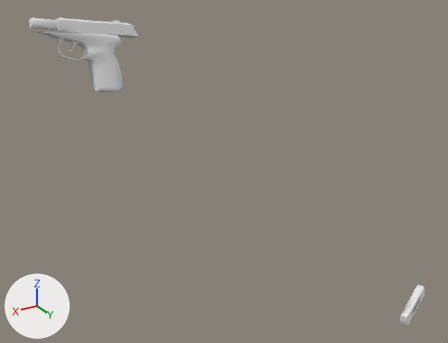
Before and after pictures for a commit that changed the OBJ model Vertex_Animation_Compiler/Assets/Makarov_Pistol_Reload150.obj.
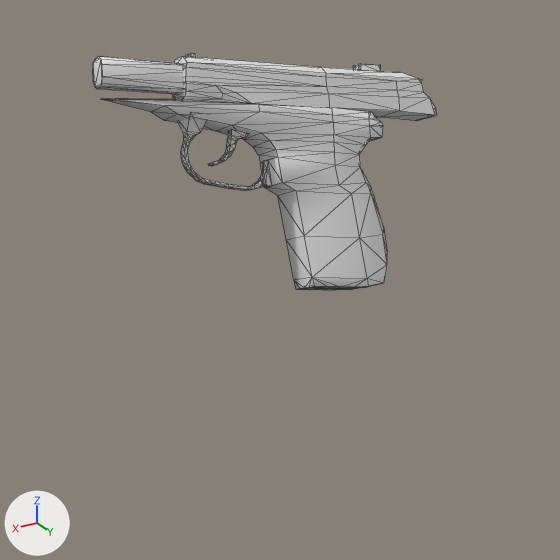
The first picture shows the older version from a camera (50 mm lens) standing at (0.706, 0.891, 0.138) and looking at (0.189, 0.029, -0.292). The close-ups show both versions on the part from 0% to 40% of the width and 0% to 52% of the height of that picture; other places that the commit changed are outside them. Every picture has the same lights, and +X, +Y and +Z are marked at lower left. The close-ups show mesh edges as thin lines. Where no turn or scale is listed for an object, it has been applied to the vertices.

In view in the first close-up: 'Rest_of_the_gun_Sphere', 'Top_Slider_Sphere.001'.
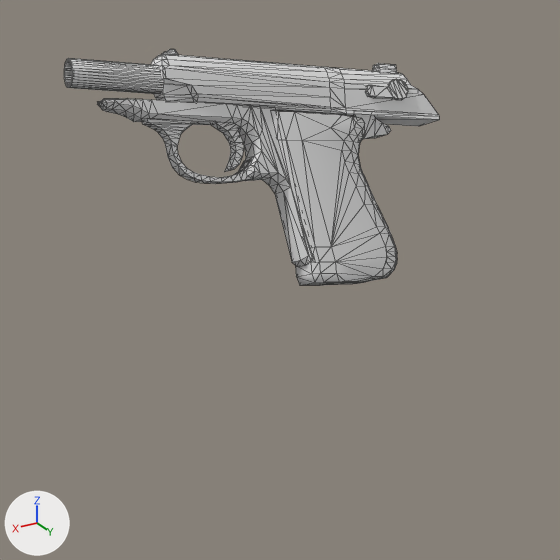
What differs and where, as boxes (x1, y1, x2, y2) in the close-ups (560 x 560 px):
'Rest_of_the_gun_Sphere', reshaped (13% wider)
    before: (93, 56, 387, 290)
    after: (64, 58, 397, 285)
'Top_Slider_Sphere.001', reshaped (9% wider, 13% taller)
    before: (172, 53, 437, 121)
    after: (151, 49, 439, 126)
'Rest_of_the_gun_Sphere.001', added
    after: (97, 99, 391, 267)
part 1 of me_rest_of_the_gun_sphere, rebuilt
    before: (101, 98, 387, 290)
    after: (270, 110, 397, 285)
part 2 of me_rest_of_the_gun_sphere, rebuilt
    before: (93, 56, 184, 94)
    after: (64, 58, 162, 94)
part 3 of me_rest_of_the_gun_sphere, added
    after: (142, 119, 251, 184)
part 4 of me_rest_of_the_gun_sphere, added
    after: (211, 123, 244, 172)
part 5 of me_rest_of_the_gun_sphere, deleted
    before: (208, 129, 249, 166)
part 7 of me_top_slider_sphere_001, rebuilt (9% wider, 11% taller)
    before: (172, 56, 437, 121)
    after: (151, 54, 439, 126)
part 8 of me_top_slider_sphere_001, added
    after: (366, 79, 408, 100)
part 9 of me_top_slider_sphere_001, added
    after: (372, 63, 397, 73)
part 10 of me_top_slider_sphere_001, added
    after: (162, 49, 178, 55)
part 11 of me_top_slider_sphere_001, deleted
    before: (353, 63, 380, 71)

What the commit changed:
me_rest_of_the_gun_sphere is used by ob_rest_of_the_gun_sphere; location (0.0, 0.0, 0.0).
me_rest_of_the_gun_sphere had 272 vertices, 525 faces and spanned x 0.3107..0.4567, y -0.134..-0.0812, z -0.1591..-0.0255.
me_rest_of_the_gun_sphere now has 446 vertices, 876 faces and spans x 0.312..0.4708, y -0.1341..-0.0832, z -0.1554..-0.0254.
me_rest_of_the_gun_sphere part 1: the loose piece of 212 vertices spanning x 0.3107..0.4561, y -0.134..-0.0812, z -0.1591..-0.0452 is rebuilt with 198 vertices and now spans x 0.312..0.3731, y -0.1341..-0.0832, z -0.1554..-0.0588.
me_rest_of_the_gun_sphere part 2: the loose piece of 24 vertices spanning x 0.4076..0.4567, y -0.1307..-0.1129, z -0.049..-0.0255 is rebuilt with 128 vertices and now spans x 0.408..0.4708, y -0.1304..-0.1142, z -0.0496..-0.0254.
me_rest_of_the_gun_sphere part 3: a new loose piece of 76 vertices spanning x 0.3848..0.4362, y -0.1215..-0.1042, z -0.0946..-0.0567.
me_rest_of_the_gun_sphere part 4: a new loose piece of 44 vertices spanning x 0.3861..0.4008, y -0.1241..-0.1071, z -0.0887..-0.0569.
me_rest_of_the_gun_sphere part 5: 36 vertices removed from x 0.383..0.4066, y -0.1188..-0.1074, z -0.0846..-0.0669.
me_rest_of_the_gun_sphere part 6: the surface is now shaded flat.
me_top_slider_sphere_001 is used by ob_top_slider_sphere_001; location (0.0, 0.0, 0.0).
me_top_slider_sphere_001 had 131 vertices, 237 faces and spanned x 0.2779..0.4164, y -0.1407..-0.1086, z -0.0779..-0.0286.
me_top_slider_sphere_001 now has 222 vertices, 428 faces and spans x 0.2763..0.4269, y -0.1398..-0.1095, z -0.0809..-0.026.
me_top_slider_sphere_001 part 7: the loose piece of 76 vertices spanning x 0.2779..0.4164, y -0.1407..-0.1086, z -0.0779..-0.0289 is rebuilt with 142 vertices and now spans x 0.2763..0.4269, y -0.1398..-0.1095, z -0.0809..-0.0274.
me_top_slider_sphere_001 part 8: a new loose piece of 36 vertices spanning x 0.2924..0.317, y -0.1191..-0.1114, z -0.0612..-0.0501.
me_top_slider_sphere_001 part 9: a new loose piece of 24 vertices spanning x 0.2934..0.3047, y -0.1357..-0.1248, z -0.0523..-0.043.
me_top_slider_sphere_001 part 10: a new loose piece of 20 vertices spanning x 0.4122..0.4204, y -0.1286..-0.1257, z -0.0302..-0.026.
me_top_slider_sphere_001 part 11: 29 vertices removed from x 0.3032..0.3158, y -0.1347..-0.1243, z -0.0496..-0.0416.
Mesh me_rest_of_the_gun_sphere_001 is new.
It has 166 vertices, 324 faces and spans x 0.305..0.457, y -0.135..-0.089, z -0.142..-0.045.
Object 'Rest_of_the_gun_Sphere.001' (ob_rest_of_the_gun_sphere_001) is new; it shows me_rest_of_the_gun_sphere_001.
Its location is (0.0, 0.0, 0.0).
